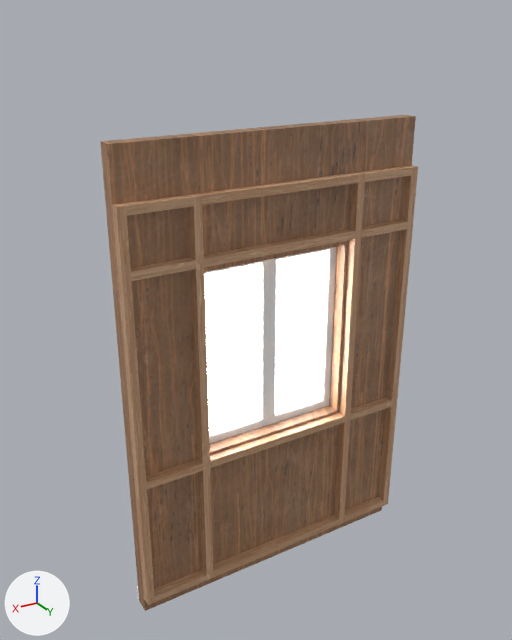
Renders of the FBX model Assets/Assets/Walls/FBX/MovieSet_WallWindow_01.fbx from each side of a commit.
One viewpoint serves both versions: a camera (50 mm lens) standing at (3.19, 3.39, 3.58) and looking at (1.07, -0.15, 1.81). The axes (+X, +Y, +Z) are drawn at lower left. The lights are the same throughout. Where no turn or scale is listed for an object, it has been applied to the vertices. Vertices at the same position are counted once.

Objects in the first picture: 'MovieSet_WallWindow_01'.
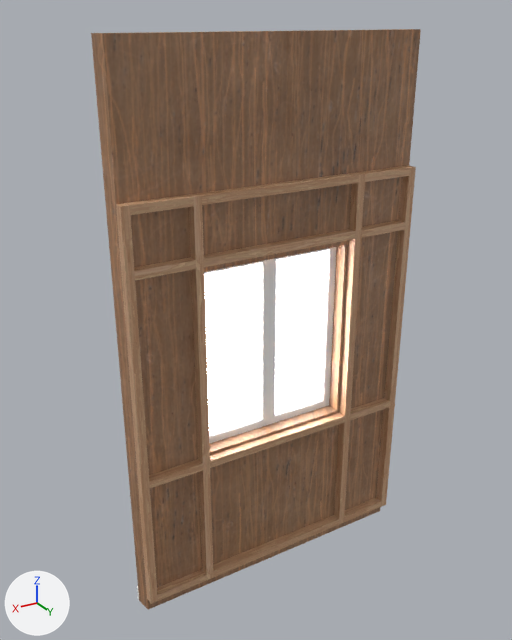
What differs and where, as boxes [x1, y1, x2, y2] in the pictures (512 x 640 px; the box of a moved part takes in the faces that stretch with it):
'MovieSet_WallWindow_01', reshaped (17% taller)
    before: [100, 115, 418, 611]
    after: [91, 29, 421, 609]
part 1 of me_cube_004, moved or reshaped
    before: [112, 195, 207, 605]
    after: [116, 195, 207, 604]
part 2 of me_cube_004, moved or reshaped
    before: [100, 141, 199, 610]
    after: [91, 33, 199, 609]
part 3 of me_cube_004, moved or reshaped
    before: [101, 115, 416, 509]
    after: [103, 29, 421, 510]

The edits, one by one:
me_cube_004 is used by ob_movieset_wallwindow_01; location (0.0, 0.0, 0.0).
me_cube_004 had 423 vertices, 323 faces and spanned x 0.0..2.0, y -0.21..0.06, z 0.0..3.0.
me_cube_004 now has 423 vertices, 323 faces and spans x 0.0..2.0, y -0.21..0.06, z 0.0..3.5.
me_cube_004 part 1: the loose piece of 20 vertices spanning x 1.58..2.0, y 0.0..0.06, z 0.1..2.7 is moved by (-0.01, 0.0, 0.0).
me_cube_004 part 2: the 1 vertex in x 2.0, y 0.0, z 3.0 is moved by (-0.02, 0.0, 0.5).
me_cube_004 part 3: the 1 vertex in x 0.0, y 0.0, z 3.0 is moved by (0.02, 0.0, 0.5).
